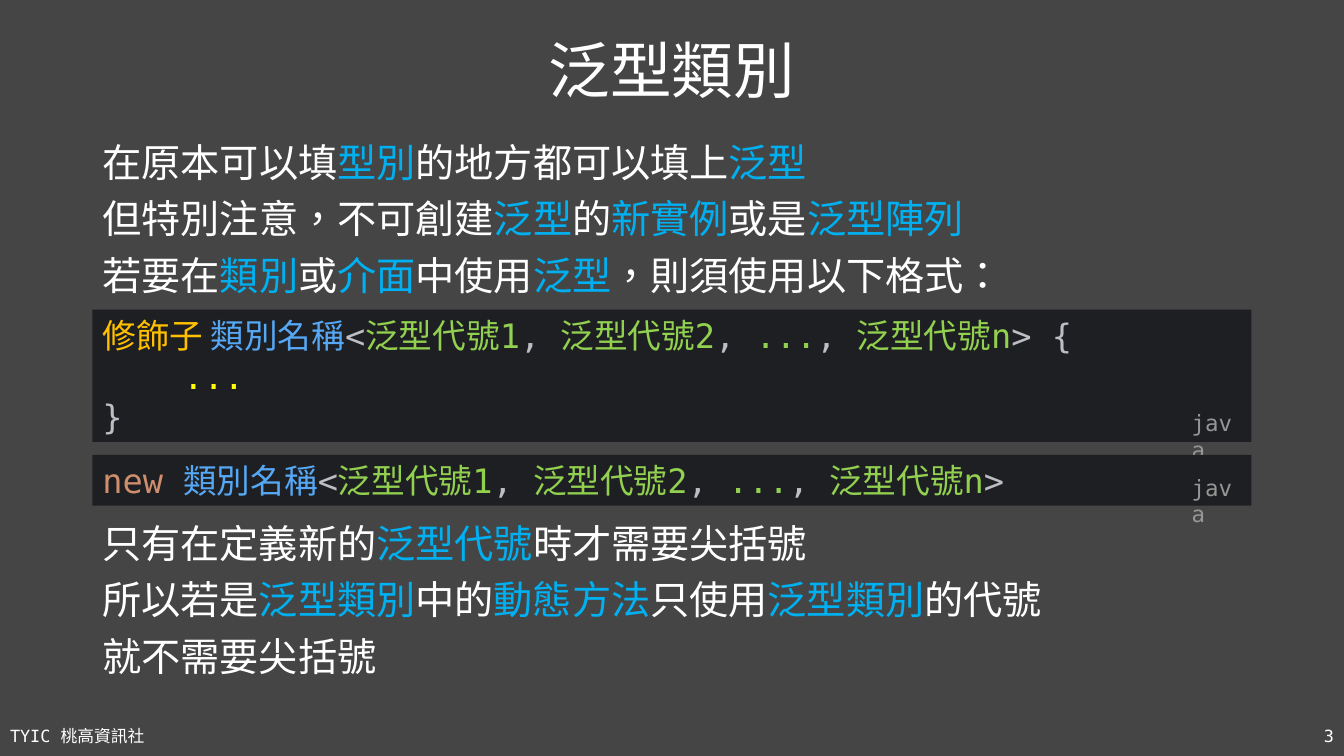
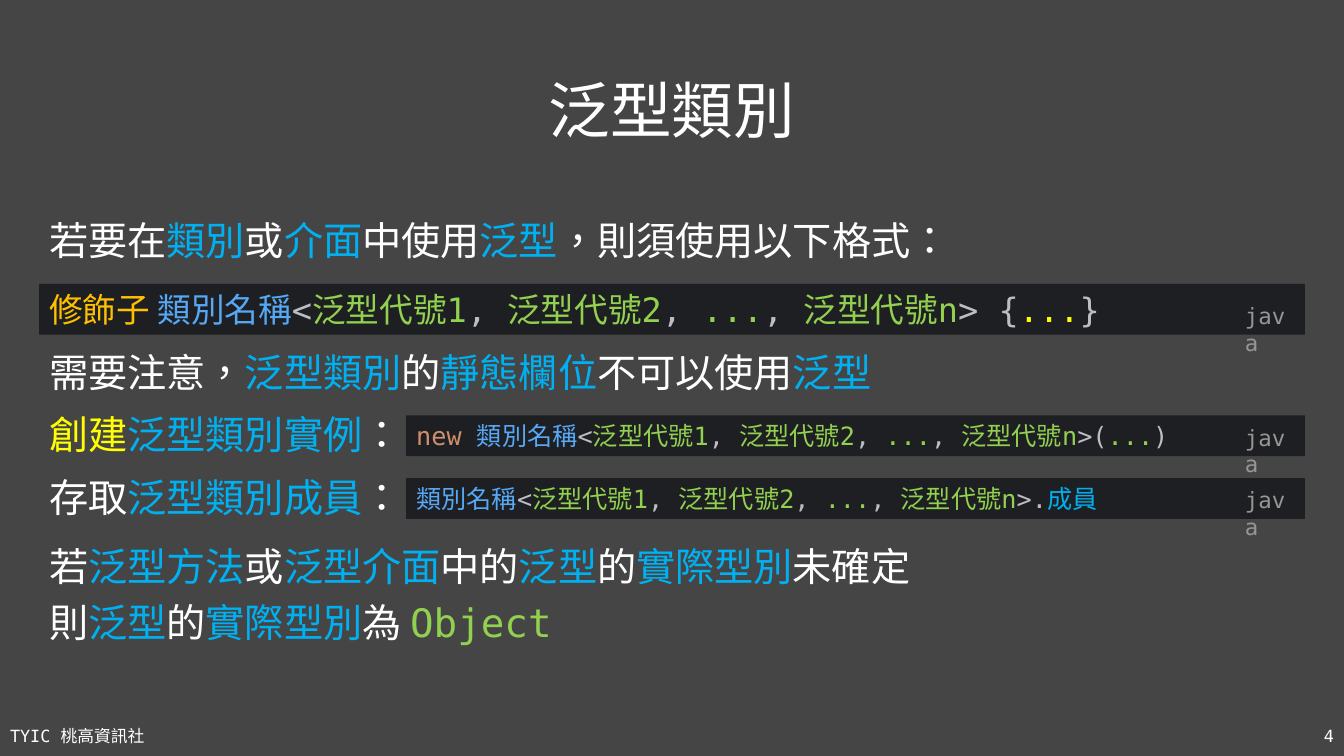
Before and after one commit to TYSHIC/slides, a slide deck: slide 4 of ppt/13_泛型.pptx (slide 3 before the commit). Drawn at 1344x756 pixels with LibreOffice and Linux fonts; fonts in the diff are those of the drawing. Boxes give left, top, right and bottom in pixels: in the first picture for what was removed or moved away, otherwise in the second. Text is boxed around its words. In the diff, an @@ line names an element or a change of style, - is before the commit and + after.

```diff
--- a/ppt/13_泛型.pptx
+++ b/ppt/13_泛型.pptx
@@ title "泛型類別": place and size @@
-title "泛型類別" at (549,41,795,98)
+title "泛型類別" at (549,81,795,138)
@@ text at (102,144,963,236): paragraphs removed @@
-在原本可以填型別的地方都可以填上泛型
-但特別注意，不可創建泛型的新實例或是泛型陣列
@@ text "若要在類別或介面中使用泛型，則須使用以下格式：": place and size @@
-text "若要在類別或介面中使用泛型，則須使用以下格式：" at (102,144,1002,294)
+text "若要在類別或介面中使用泛型，則須使用以下格式：" at (49,222,949,259)
@@ rectangle "修飾子 類別名稱<泛型代號1, 泛型代號2, ..., 泛型代號n> ...": place and size @@
-rectangle "修飾子 類別名稱<泛型代號1, 泛型代號2, ..., 泛型代號n> ..." at (93,310,1252,442)
+rectangle "修飾子 類別名稱<泛型代號1, 泛型代號2, ..., 泛型代號n> ..." at (39,284,1306,335)
@@ text in rectangle at (49,293,978,327): text changed @@
-修飾子 類別名稱<泛型代號1, 泛型代號2, ..., 泛型代號n> {
-...
-}
+修飾子 類別名稱<泛型代號1, 泛型代號2, ..., 泛型代號n> {...}
@@ text "java": place and size @@
-text "java" at (1182,404,1251,442)
+text "java" at (1235,297,1305,335)
@@ text at (49,354,871,391): text changed @@
-只有在定義新的泛型代號時才需要尖括號
-所以若是泛型類別中的動態方法只使用泛型類別的代號
-就不需要尖括號
+需要注意，泛型類別的靜態欄位不可以使用泛型
@@ text added at (49,416,401,452), 28 pt, text #00B0F0 @@
+創建泛型類別實例：
@@ rectangle "new 類別名稱<泛型代號1, 泛型代號2, ..., 泛型代號n>(...)": place and size @@
-rectangle "new 類別名稱<泛型代號1, 泛型代號2, ..., 泛型代號n>(...)" at (93,455,1252,505)
+rectangle "new 類別名稱<泛型代號1, 泛型代號2, ..., 泛型代號n>(...)" at (406,415,1306,456)
@@ text added at (1235,418,1305,456), 16 pt, text #969696 @@
+java
@@ text in rectangle at (416,424,1168,449): text changed; size 24 to 18 pt @@
-new 類別名稱<泛型代號1, 泛型代號2, ..., 泛型代號n>
+new 類別名稱<泛型代號1, 泛型代號2, ..., 泛型代號n>(...)
@@ text added at (49,479,401,515), 28 pt, text #00B0F0 @@
+存取泛型類別成員：
@@ rectangle added at (406,478,1306,518), fill #1E1F22, 18 pt, text #92D050 @@
+類別名稱<泛型代號1, 泛型代號2, ..., 泛型代號n>.成員
@@ text "java": place and size @@
-text "java" at (1182,469,1251,506)
+text "java" at (1235,482,1305,519)
@@ text added at (49,548,910,645), 28 pt, text #00B0F0 @@
+若泛型方法或泛型介面中的泛型的實際型別未確定
+則泛型的實際型別為 Object
@@ page number at (1324,729,1334,742): text changed @@
-3
+4
```
Also in this commit, not shown: 2 other slides changed, 1 slide added, 15 other files.
